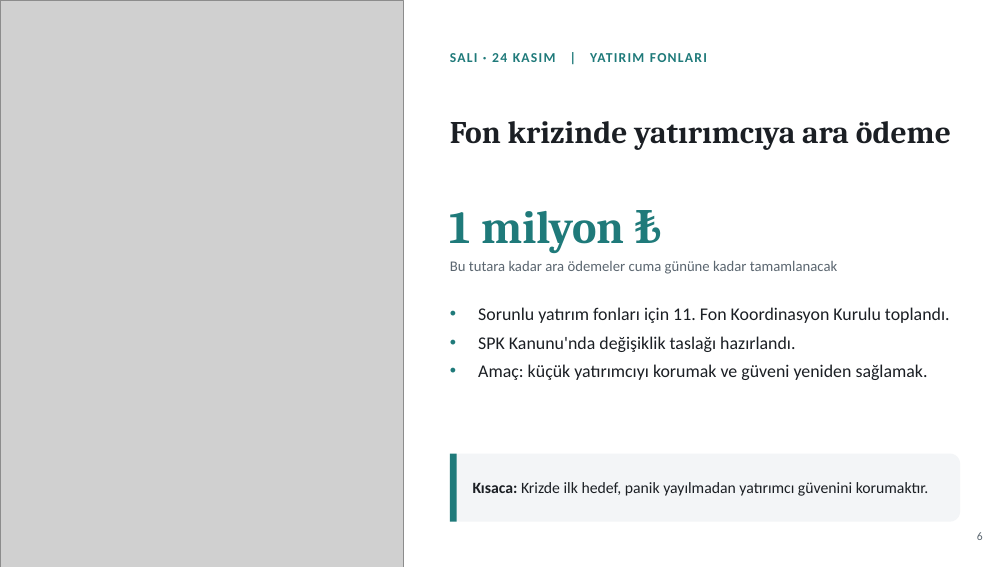
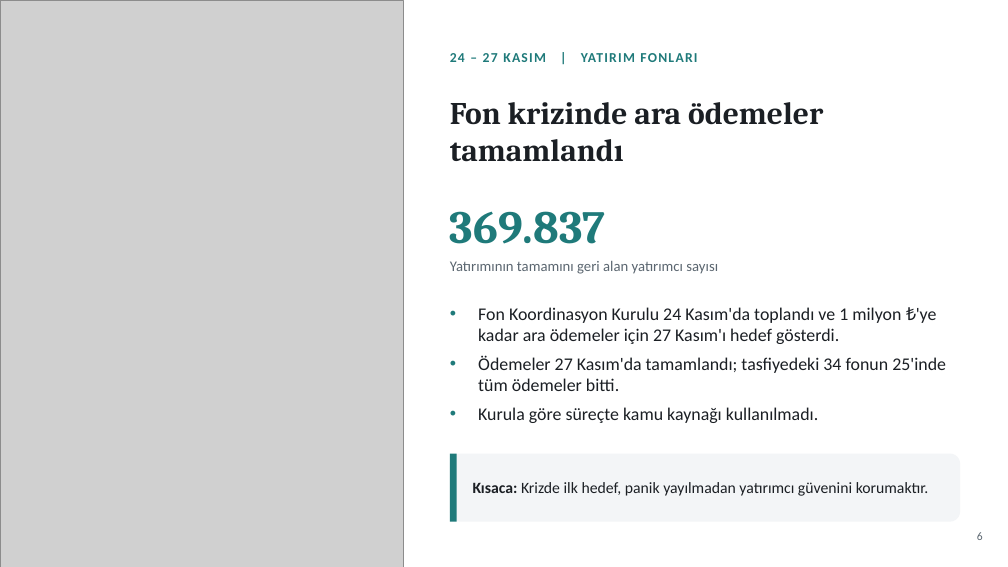
Before and after one commit to likyastudio/ikya-studios-ad, a slide deck: slide 6 of sunum/Haftalik_Ekonomi_Gundemi_Sade.pptx. Drawn at 1008x567 pixels with LibreOffice and Linux fonts; fonts in the diff are those of the drawing; grey boxes stand for pictures. Boxes give left, top, right and bottom in pixels: in the first picture for what was removed or moved away, otherwise in the second. Text is boxed around its words. In the diff, an @@ line names an element or a change of style, - is before the commit and + after.

```diff
--- a/sunum/Haftalik_Ekonomi_Gundemi_Sade.pptx
+++ b/sunum/Haftalik_Ekonomi_Gundemi_Sade.pptx
@@ text at (450, 53, 697, 62): text changed @@
-SALI · 24 KASIM | YATIRIM FONLARI
+24 – 27 KASIM | YATIRIM FONLARI
@@ text at (450, 102, 823, 162): text changed @@
-Fon krizinde yatırımcıya ara ödeme
+Fon krizinde ara ödemeler tamamlandı
@@ text at (450, 211, 606, 244): text changed @@
-1 milyon ₺
+369.837
@@ text at (450, 261, 718, 274): text changed @@
-Bu tutara kadar ara ödemeler cuma gününe kadar tamamlanacak
+Yatırımının tamamını geri alan yatırımcı sayısı
@@ text at (478, 307, 946, 423): text changed @@
-• Sorunlu yatırım fonları için 11. Fon Koordinasyon Kurulu toplandı.
-• SPK Kanunu'nda değişiklik taslağı hazırlandı.
-• Amaç: küçük yatırımcıyı korumak ve güveni yeniden sağlamak.
+• Fon Koordinasyon Kurulu 24 Kasım'da toplandı ve 1 milyon ₺'ye kadar ara ödemeler için 27 Kasım'ı hedef gösterdi.
+• Ödemeler 27 Kasım'da tamamlandı; tasfiyedeki 34 fonun 25'inde tüm ödemeler bitti.
+• Kurula göre süreçte kamu kaynağı kullanılmadı.
```
Also in this commit, not shown: 14 other slides changed, 1 slide added, 1 slide removed.
